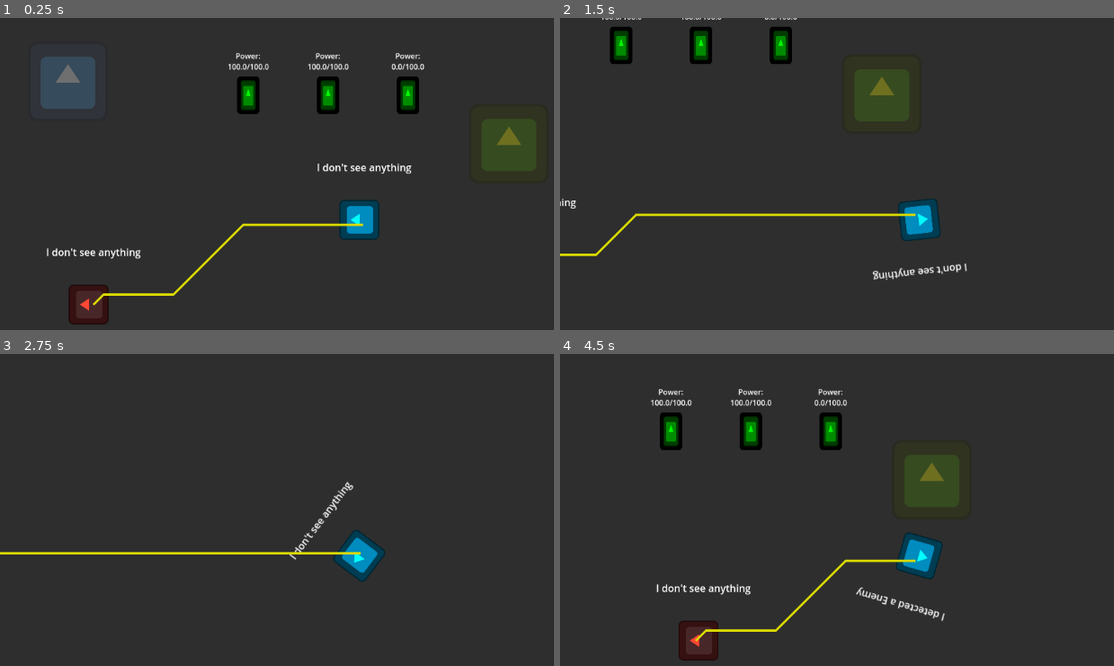
Above: before the commit, frames 1-4 (two rows, left to right).
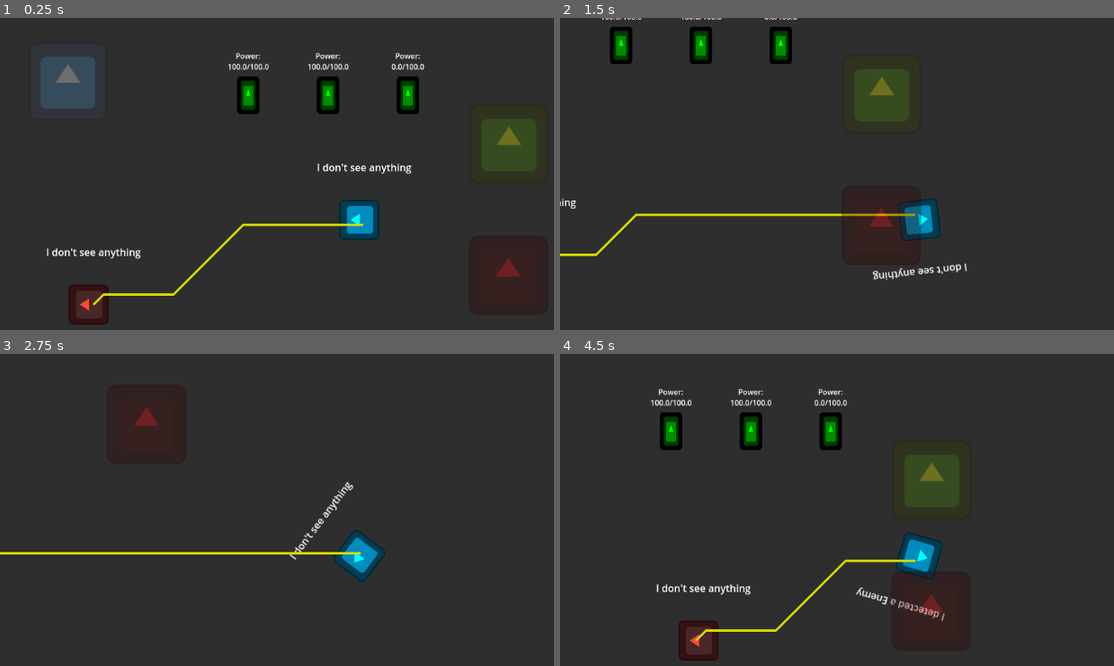
Above: after the commit, the same moments.

Repository: haladrias/godot_wild_jam_82_project
Game: Godot game, scene res://scenes/main.tscn
The game is run twice, just before and just after one commit, with the same random seed, the same clock (stepped at 60 frames per second) and the same inputs. The engine's default icon, where the game draws it, is replaced by a stand-in: a white triangle on a blue panel in a dark square.
Inputs (mouse positions are in pixels of both pictures, inside the frame that each line leads up to):
- Up to frame 1 (0.25 s): no input
- Up to frame 2 (1.5 s): tap Enter at 0.5 s; move the mouse to (1075, 198) at 0.52 s; hold D (move_right) 0.53-1.28 s; hold Space (space_bar) 0.53-1.28 s; move the mouse to (776, 239) at 1.27 s; hold S (move_down) from 1.28 s (still down); tap Space (space_bar) at 1.35 s
- Up to frame 3 (2.75 s): move the mouse to (432, 466) at 2.02 s; release S (move_down) at 2.03 s; hold D (move_right) from 2.03 s (still down); hold Space (space_bar) from 2.03 s (still down)
- Up to frame 4 (4.5 s): move the mouse to (881, 637) at 2.77 s; release D (move_right) at 2.78 s; release Space (space_bar) at 2.78 s; hold W (move_up) 2.78-3.53 s; tap Space (space_bar) at 2.85, 4.35 s; move the mouse to (outside the picture) at 3.52 s; hold Space (space_bar) 3.53-4.28 s; hold A (move_left) from 3.53 s (still down); move the mouse to (704, 494) at 4.27 s

The runs differ from the first frame. In frame 1, 0.1% of the frame differs, in the area x 89-94%, y 76-83%; in frame 2, 0.7%, in the area x 50-66%, y 58-71%; in frame 3, 0.1%; in frame 4, 0.3%.

Commit message:
FEATURE: Introduce power consumer and charger components with scene integration and power management logic

Diff:
--- a/scenes/game.tscn
+++ b/scenes/game.tscn
@@ -6,7 +6,8 @@
 [ext_resource type="PackedScene" uid="uid://53qwx4khf5fi" path="res://scenes/enemy.tscn" id="4_lbhrr"]
 [ext_resource type="PackedScene" uid="uid://cu2q0ljl5eb4i" path="res://scenes/battery.tscn" id="5_iywne"]
 [ext_resource type="Script" uid="uid://d0sbgx6d0ds40" path="res://resources/power_source.gd" id="6_p57ef"]
-[ext_resource type="PackedScene" uid="uid://k0kdve66bkil" path="res://scenes/charger.tscn" id="7_u5sy4"]
+[ext_resource type="PackedScene" uid="uid://k0kdve66bkil" path="res://scenes/power_charger.tscn" id="7_u5sy4"]
+[ext_resource type="PackedScene" uid="uid://d2pvwyvuthxbj" path="res://scenes/power_consumer.tscn" id="8_gee14"]
 
 [sub_resource type="Resource" id="Resource_u5sy4"]
 script = ExtResource("6_p57ef")
@@ -44,3 +45,6 @@
 
 [node name="Charger" parent="." instance=ExtResource("7_u5sy4")]
 position = Vector2(931, 262)
+
+[node name="Consumer" parent="." instance=ExtResource("8_gee14")]
+position = Vector2(930, 473)
--- /dev/null
+++ b/scenes/power_consumer.tscn
@@ -0,0 +1,36 @@
+[gd_scene load_steps=5 format=3 uid="uid://d2pvwyvuthxbj"]
+
+[ext_resource type="Script" uid="uid://c60yntqnc0ahw" path="res://scripts/power_consumer.gd" id="1_dejmm"]
+[ext_resource type="Texture2D" uid="uid://u5lgy7gvemfw" path="res://assets/icon.svg" id="2_odi44"]
+[ext_resource type="PackedScene" uid="uid://dlgr4gx1fp05v" path="res://scenes/power_consumer_component.tscn" id="3_kh44e"]
+
+[sub_resource type="RectangleShape2D" id="RectangleShape2D_d4jfq"]
+size = Vector2(132, 136)
+
+[node name="Consumer" type="Node2D" node_paths=PackedStringArray("power_consumer_component")]
+script = ExtResource("1_dejmm")
+power_consumer_component = NodePath("PowerConsumerComponent")
+
+[node name="ConsumeArea" type="Area2D" parent="."]
+
+[node name="CollisionShape2D" type="CollisionShape2D" parent="ConsumeArea"]
+shape = SubResource("RectangleShape2D_d4jfq")
+debug_color = Color(2.83971e-06, 0.644661, 0.282626, 0.0784314)
+
+[node name="Sprite2D" type="Sprite2D" parent="."]
+self_modulate = Color(1, 0, 0, 0.309804)
+position = Vector2(-1, 0)
+texture = ExtResource("2_odi44")
+
+[node name="DebugLabel" type="RichTextLabel" parent="."]
+offset_left = -80.0
+offset_top = 68.0
+offset_right = 88.0
+offset_bottom = 148.0
+fit_content = true
+vertical_alignment = 1
+
+[node name="PowerConsumerComponent" parent="." instance=ExtResource("3_kh44e")]
+
+[connection signal="area_entered" from="ConsumeArea" to="." method="_on_consume_area_area_entered"]
+[connection signal="area_exited" from="ConsumeArea" to="." method="_on_consume_area_area_exited"]
--- /dev/null
+++ b/scripts/power_consumer.gd
@@ -0,0 +1,40 @@
+class_name PowerConsumer extends Node2D
+@onready var debug_label: RichTextLabel = $DebugLabel
+@export var power_consumer_component: PowerConsumerComponment
+@onready var consume_area: Area2D = $ConsumeArea
+
+var battery_connected: bool = false
+
+
+
+func _on_consume_area_area_entered(area: Area2D) -> void:
+	if area.is_in_group("PowerSource") and battery_connected == false:
+		var battery = area.get_parent()
+		call_deferred("reparent_to_consumer", battery)
+		battery_connected = true
+		battery.global_position = global_position
+		DebugTools.update_debug_label(debug_label, str(battery.name) + " connected")
+
+		## Tell power_consumer_component to charge battery
+		power_consumer_component.start_drain(battery)
+		SignalBus.battery_connected_to_consumer()
+
+func reparent_to_consumer(b) -> void:
+	b.reparent(self)
+
+func _on_consume_area_area_exited(area: Area2D) -> void:
+	if not check_battery_connected():
+	## Disconnecting the battery
+		if area.is_in_group("PowerSource") and battery_connected == true:
+			battery_connected = false
+			DebugTools.update_debug_label(debug_label, "Battery disconnected")
+			power_consumer_component.stop_drain()
+		else:
+			pass
+
+func check_battery_connected() -> bool:
+	var curr_area = consume_area.get_overlapping_areas()
+	for area in curr_area:
+		if area.is_in_group("PowerSource"):
+			return true
+	return false
--- a/scripts/power_consumer_component.gd
+++ b/scripts/power_consumer_component.gd
@@ -1,18 +1,34 @@
 class_name PowerConsumerComponment extends Node2D
 ## Component for objects that need to draw power from a PowerSource
 
-## The amount of power this device consumes per second.
-@export var consumption_rate: float = 10.0
+@export_group("Power Consumer Stats")
+## The amount of power drained per tick
+@export_range(1.0, 100.0, 0.1) var drain_per_tick: float = 0.5
+## The amount of time in seconds between each drain tick
+@export_range(0.01, 2.0, 0.01) var tick_interval: float = 0.25
+var can_drain: bool = false
+## The power source to drain
+func start_drain(power_source: PowerSourceComponent) -> void:
+	power_source.powersource_is_connected = true
+	can_drain = true
+	# TODO: sound/animations
+	drain_power_source(power_source)
+	print("Starting drain")
 
-## A reference to the PowerSourceComponent to draw power from.
-@export var power_source_component: PowerSourceComponent
 
-func _process(delta):
-	if power_source_component:
-		var power_needed = consumption_rate * delta
-		var power_received = power_source_component.provide_power(power_needed)
+## Drains the power source by a given amount per tick until fully drained
+func drain_power_source(power_source: PowerSourceComponent) -> void:
+	print("Attempt to drain power source")
+	# TODO: Rework this logic to drain to a device
+	while power_source.current_power > power_source.min_power and can_drain:
+		print("Draining power source")
+		power_source.current_power -= drain_per_tick
+		if power_source.current_power <= power_source.min_power:
+			power_source.current_power = power_source.min_power
+			power_source.depleted.emit() # TODO: what to connect this to?
+		await get_tree().create_timer(tick_interval).timeout
+		continue
 
-		if power_received < power_needed:
-			# The device is not receiving enough power.
-			# You could add logic here to make the device turn off or work at a reduced capacity.
-			print("Not enough power!")
+
+func stop_drain() -> void:
+	can_drain = false
--- a/scripts/signal_bus.gd
+++ b/scripts/signal_bus.gd
@@ -10,10 +10,15 @@
 signal debug_spacebar_pressed
 signal debug_set_grid_size # Signals game.gd to update the panel size to indicate grid size
 
-## Charger signals
+## Power management signals
 signal battery_in_charger
 func battery_connected_to_charger() -> void:
 	battery_in_charger.emit()
+
+signal battery_in_consumer
+func battery_connected_to_consumer() -> void:
+	battery_in_consumer.emit()
+
 
 
 #? Consider refactoring to remove those annoying warnings that the signals were declared but not used
Not shown: 1 places in scenes/game.tscn that only renumber resources
Not shown: 3 places in scenes/power_charger.tscn that only renumber resources
Not shown, added: scripts/power_consumer.gd.uid
